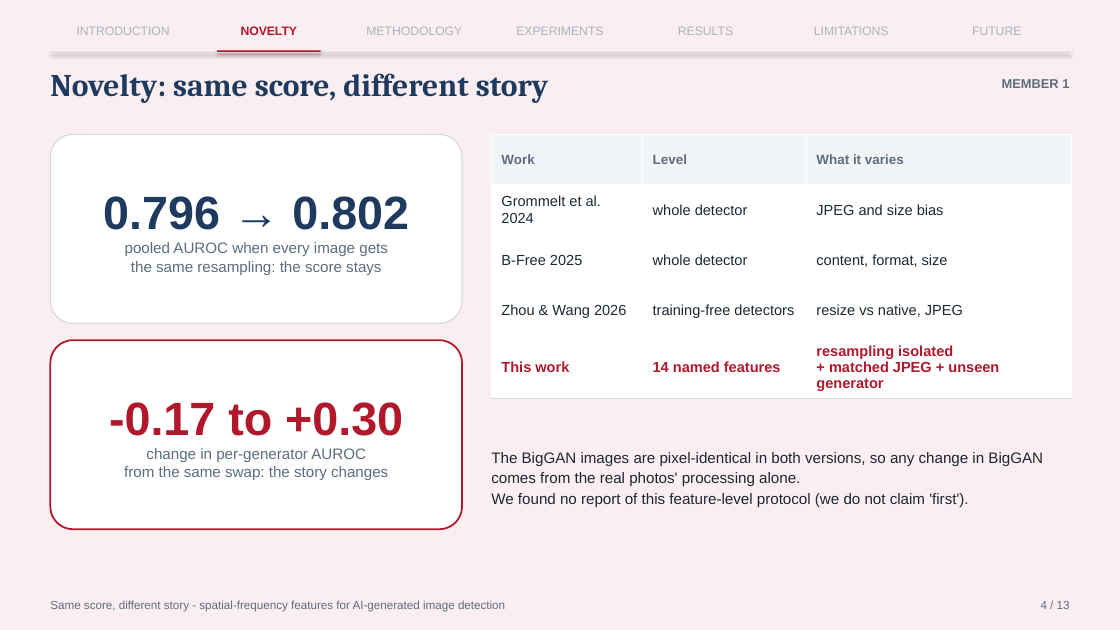
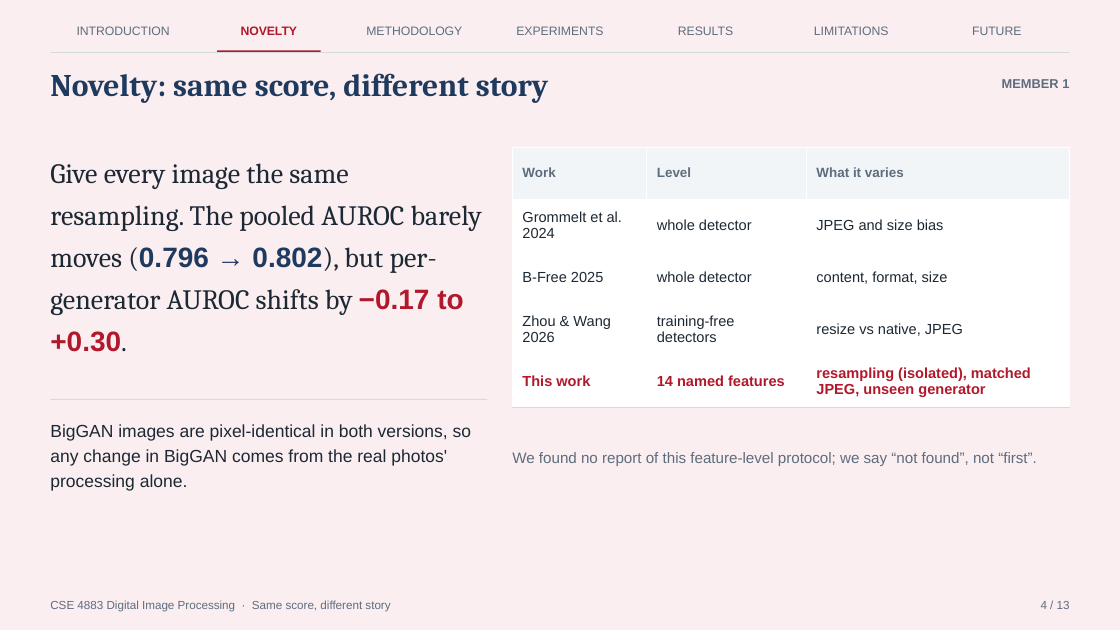
Before and after one commit to Omlan14/spatial-spectral-forensics, a slide deck: slide 4 of presentation/final_presentation.pptx. Drawn at 1120x630 pixels with LibreOffice and Linux fonts; fonts in the diff are those of the drawing. Boxes give left, top, right and bottom in pixels: in the first picture for what was removed or moved away, otherwise in the second. Text is boxed around its words. In the diff, an @@ line names an element or a change of style, - is before the commit and + after.

```diff
--- a/presentation/final_presentation.pptx
+++ b/presentation/final_presentation.pptx
@@ text colour #A9B4C0 to #5D6D7E in 6 elements at (x1=77, y1=26, x2=170, y2=35), (x1=366, y1=26, x2=462, y2=35), (x1=516, y1=26, x2=603, y2=35), (x1=678, y1=26, x2=733, y2=35), (x1=814, y1=26, x2=889, y2=35), (x1=972, y1=26, x2=1021, y2=35) @@
@@ shadow off in 3 elements at (x1=0, y1=0, x2=1120, y2=630), (x1=217, y1=50, x2=320, y2=53), (x1=50, y1=52, x2=1070, y2=53) @@
@@ rounded rectangle removed at (x1=50, y1=134, x2=462, y2=323) @@
-0.796 → 0.802
-pooled AUROC when every image gets
-the same resampling: the score stays
@@ table at (x1=513, y1=147, x2=1070, y2=408) @@
-row 5, column 3: resampling isolated + matched JPEG + unseen generator
+row 5, column 3: resampling (isolated), matched JPEG, unseen generator
@@ table resized from (x1=492, y1=134, x2=1071, y2=395) to (x1=513, y1=147, x2=1070, y2=408) @@
@@ text added at (x1=50, y1=163, x2=482, y2=352), 24 pt, text #1C2833 @@
+Give every image the same resampling. The pooled AUROC barely moves (0.796 → 0.802), but per-generator AUROC shifts by −0.17 to +0.30.
@@ rounded rectangle removed at (x1=50, y1=340, x2=462, y2=529) @@
--0.17 to +0.30
-change in per-generator AUROC
-from the same swap: the story changes
@@ rectangle added at (x1=50, y1=399, x2=487, y2=400), fill #D5DBDB @@
@@ text added at (x1=50, y1=424, x2=471, y2=491), 15 pt, text #1C2833 @@
+BigGAN images are pixel-identical in both versions, so any change in BigGAN comes from the real photos' processing alone.
@@ text at (x1=512, y1=452, x2=1037, y2=466): text changed; text colour #1C2833 to #5D6D7E @@
-The BigGAN images are pixel-identical in both versions, so any change in BigGAN comes from the real photos' processing alone.
-We found no report of this feature-level protocol (we do not claim 'first').
+We found no report of this feature-level protocol; we say “not found”, not “first”.
@@ text at (x1=50, y1=600, x2=390, y2=612): text changed @@
-Same score, different story - spatial-frequency features for AI-generated image detection
+CSE 4883 Digital Image Processing · Same score, different story
```
Also in this commit, not shown: 12 other slides changed, 2 other files.
